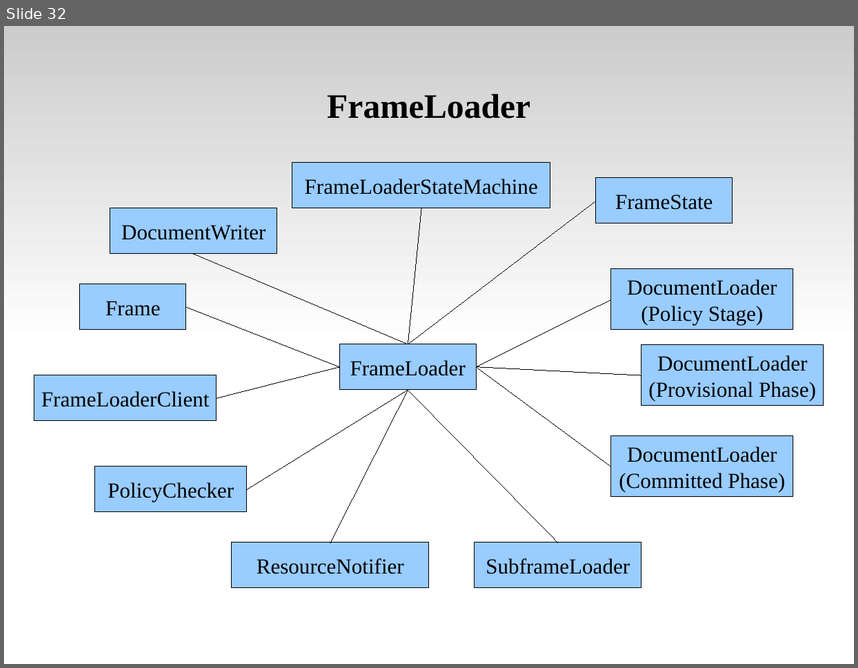
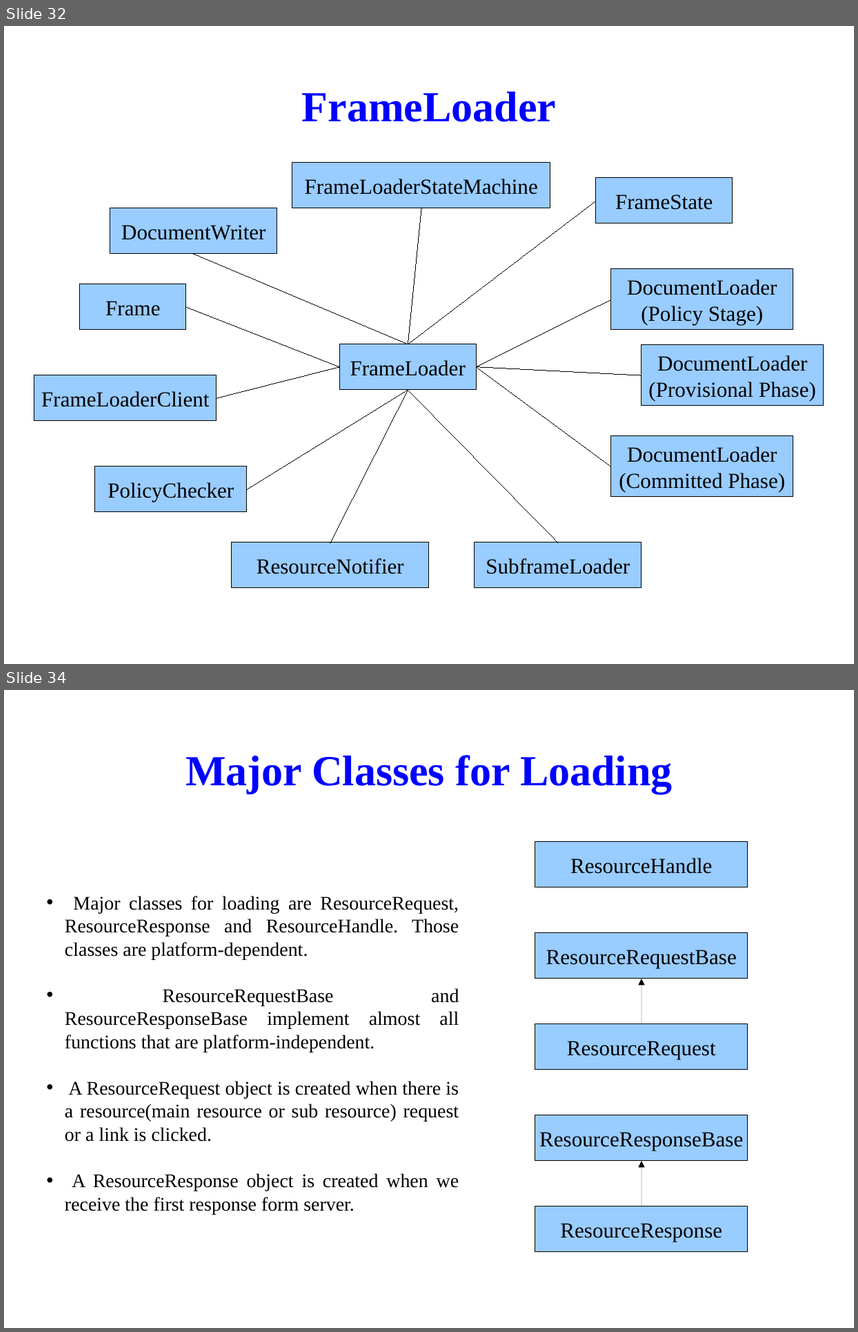
Before and after one commit to tsaicw/browser_research, a slide deck: WebKit/WebKit.odp. Shown one above the other, each under a label of ours: slide 32 before the commit, slides 32 and 34 after it; the slides between them are not shown. The pictures are 858x668 and 858x1332 pixels, drawn with LibreOffice and Linux fonts; fonts in the diff are those of the drawing; background and template pictures are left out. Boxes give left, top, right and bottom in pixels: in the first picture for what was removed or moved away, otherwise in the second. Text is boxed around its words. In the diff, an @@ line names an element or a change of style, - is before the commit and + after.

Commit message:
[WebKit]   Change the presentation's theme.   Modify the "Table of Contents".   Change "Http Protocol" page to "Network Communication" page.   Add "Major Classes for Loading" page.

```diff
--- a/WebKit/WebKit.odp
+++ b/WebKit/WebKit.odp
@@ slide 34 added at box(4, 690, 854, 1328), background picture (left out) @@
@@ title added at box(185, 755, 673, 793), 40 pt, text #0000FF, bold @@
+Major Classes for Loading
@@ rectangle added at box(535, 842, 749, 887), fill #99CCFF, outline #000000 0 pt, 20 pt, text #000000 @@
+ResourceHandle
@@ subtitle added at box(65, 896, 459, 1214), 18 pt, text #000000 @@
+• Major classes for loading are ResourceRequest, ResourceResponse and ResourceHandle. Those classes are platform-dependent.
+• ResourceRequestBase and ResourceResponseBase implement almost all functions that are platform-independent.
+• A ResourceRequest object is created when there is a resource(main resource or sub resource) request or a link is clicked.
+• A ResourceResponse object is created when we receive the first response form server.
@@ rectangle added at box(535, 933, 749, 978), fill #99CCFF, outline #000000 0 pt, 20 pt, text #000000 @@
+ResourceRequestBase
@@ arrow added from (642, 1024) to (642, 978), #000000 0 pt @@
@@ rectangle added at box(535, 1024, 749, 1069), fill #99CCFF, outline #000000 0 pt, 20 pt, text #000000 @@
+ResourceRequest
@@ rectangle added at box(535, 1115, 749, 1161), fill #99CCFF, outline #000000 0 pt, 20 pt, text #000000 @@
+ResourceResponseBase
@@ arrow added from (642, 1206) to (642, 1161), #000000 0 pt @@
@@ rectangle added at box(535, 1206, 749, 1252), fill #99CCFF, outline #000000 0 pt, 20 pt, text #000000 @@
+ResourceResponse
@@ slide 32 changed as well @@
@@ rectangle removed at box(4, 26, 854, 345) @@
@@ title "FrameLoader" at box(302, 92, 557, 122): size 32 to 40 pt, text colour #000000 to #0000FF @@
```
Also in this commit, not shown: 60 other slides changed, 1 other slide added, 1 slide removed.
